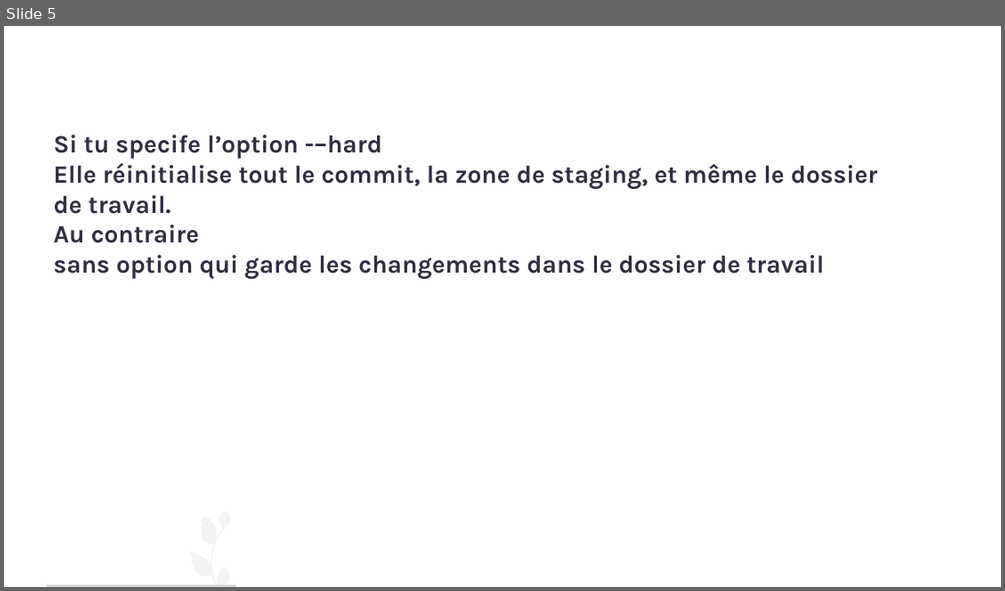
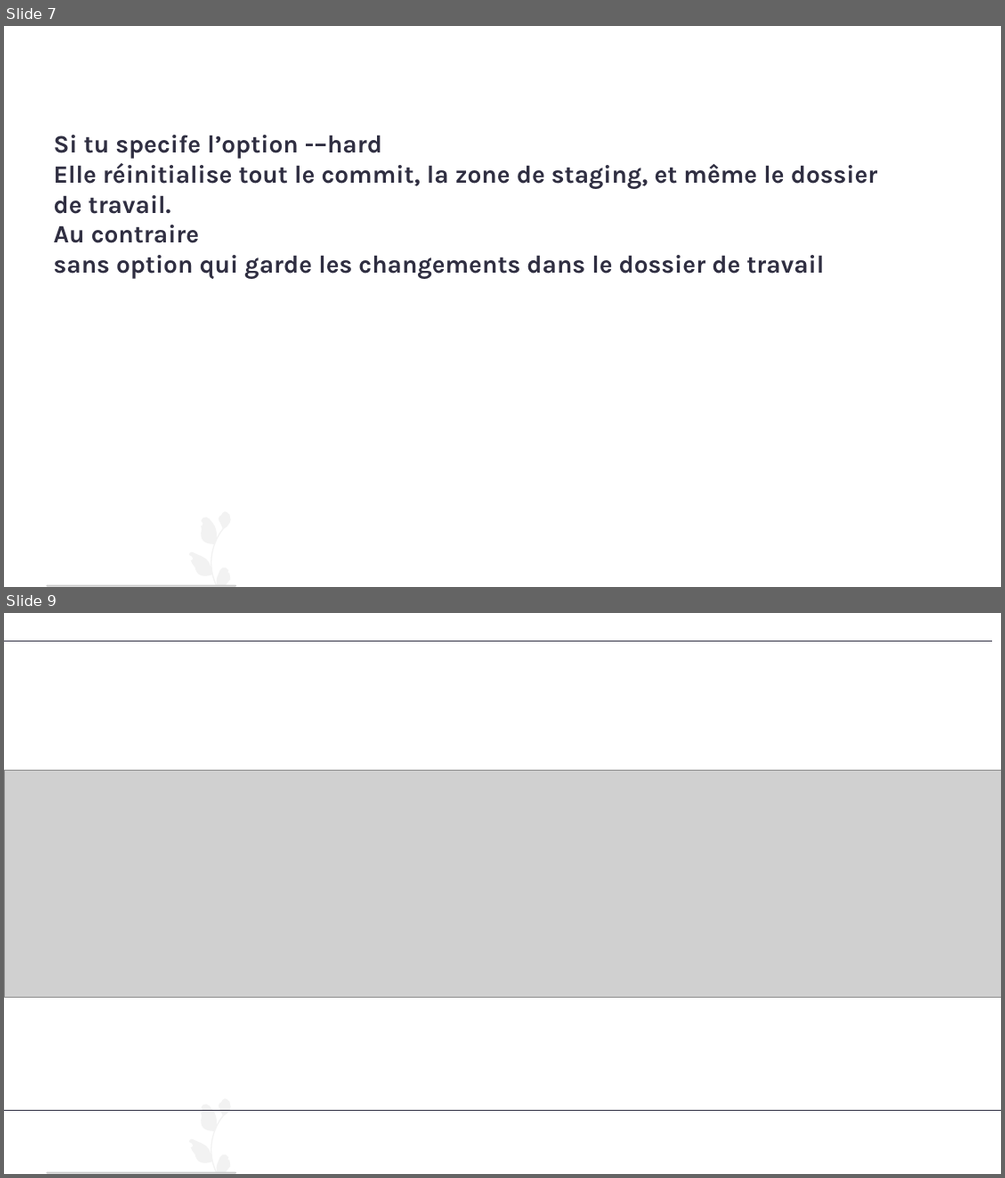
Before and after one commit to AbdessamadAbdaoui/Presentation_Git, a slide deck: presentation_Git.pptx. Shown one above the other, each under a label of ours: slide 5 before the commit, slides 7 and 9 after it; the slides between them are not shown. The pictures are 1005x591 and 1005x1178 pixels, drawn with LibreOffice and Linux fonts; fonts in the diff are those of the drawing; grey boxes stand for pictures. Boxes give left, top, right and bottom in pixels: in the first picture for what was removed or moved away, otherwise in the second. Text is boxed around its words. In the diff, an @@ line names an element or a change of style, - is before the commit and + after.

```diff
--- a/presentation_Git.pptx
+++ b/presentation_Git.pptx
@@ slide 9 added at (x1=4, y1=613, x2=1001, y2=1174), background #FFFFFF @@
@@ line added from (4, 641) to (992, 641), #2F2E41 1 pt @@
@@ picture added at (x1=4, y1=771, x2=1001, y2=997) @@
@@ line added from (4, 1111) to (1001, 1111), #2F2E41 1 pt @@
@@ freeform shape added at (x1=189, y1=1098, x2=231, y2=1172), fill #F2F2F2 @@
@@ freeform shape added at (x1=46, y1=1172, x2=236, y2=1173), fill #CCCCCC @@
@@ what was slide 5 is now slide 7 @@
```
Also in this commit, not shown: 15 slides changed, 7 other slides added, 6 slides removed, 1 other file.
